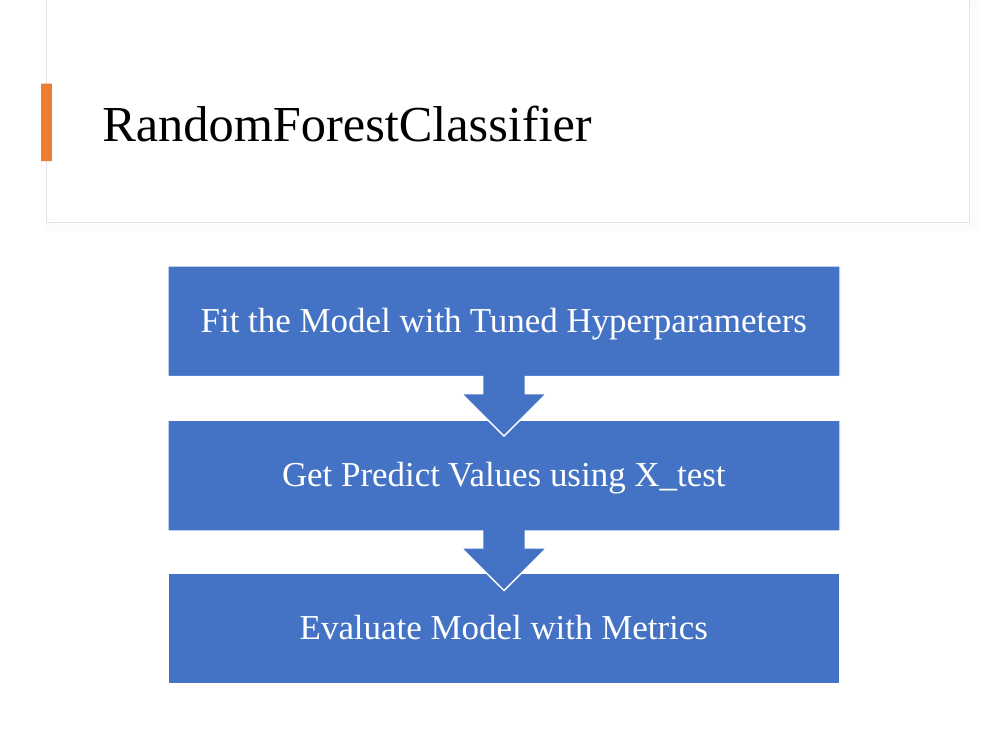
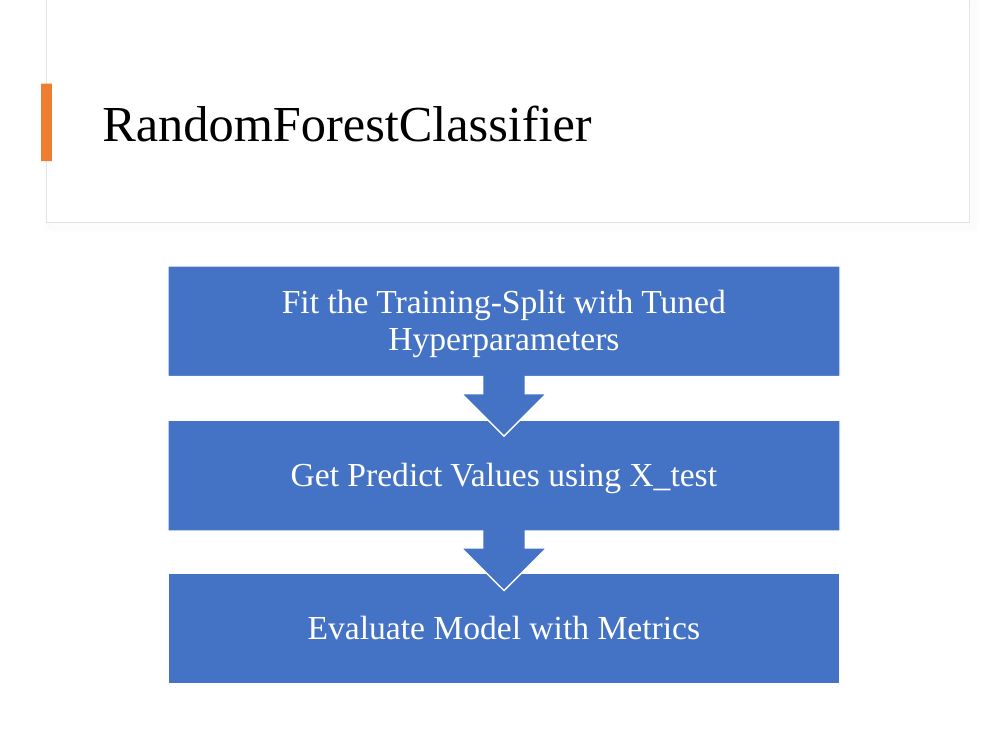
Before and after one commit to mengyanl/DirectMarketing, a slide deck: slide 10 of DirectMarket.pptx. Drawn at 1008x756 pixels with LibreOffice and Linux fonts; fonts in the diff are those of the drawing. Boxes give left, top, right and bottom in pixels: in the first picture for what was removed or moved away, otherwise in the second. Text is boxed around its words. In the diff, an @@ line names an element or a change of style, - is before the commit and + after.

```diff
--- a/DirectMarket.pptx
+++ b/DirectMarket.pptx
@@ text at <box>282,289,726,356</box>: text changed; size 25 to 24 pt @@
-Fit the Model with Tuned Hyperparameters
+Fit the Training-Split with Tuned Hyperparameters
@@ text "Get Predict Values using X_test" at <box>291,462,717,493</box>: size 25 to 24 pt @@
@@ text "Evaluate Model with Metrics" at <box>308,615,701,640</box>: size 25 to 24 pt @@
```
Also in this commit, not shown: 1 other slide changed, 1 slide added.
